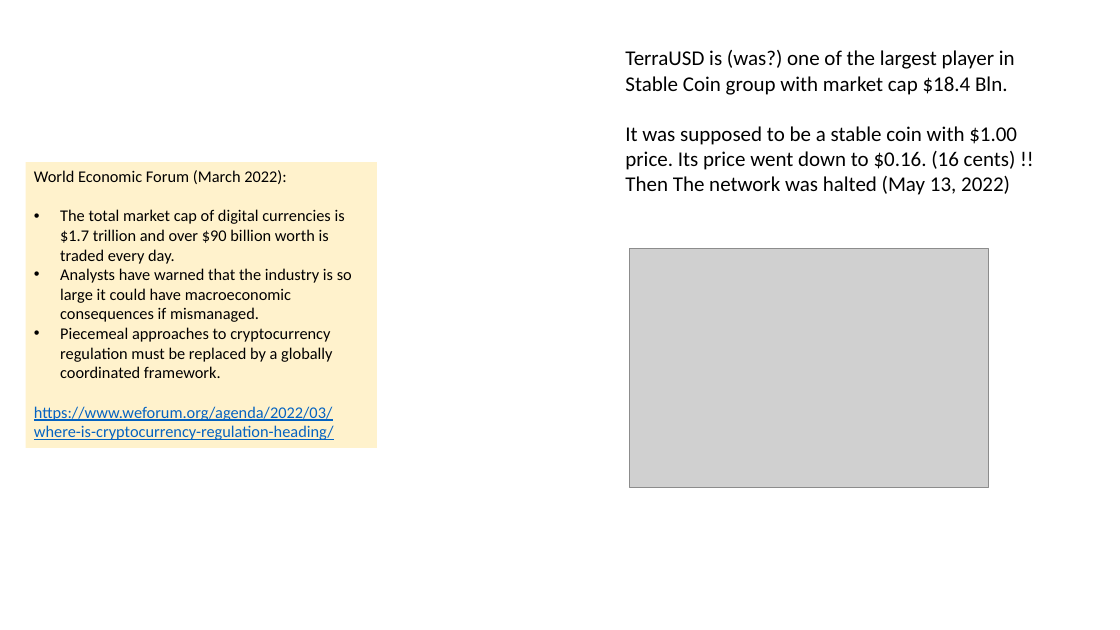
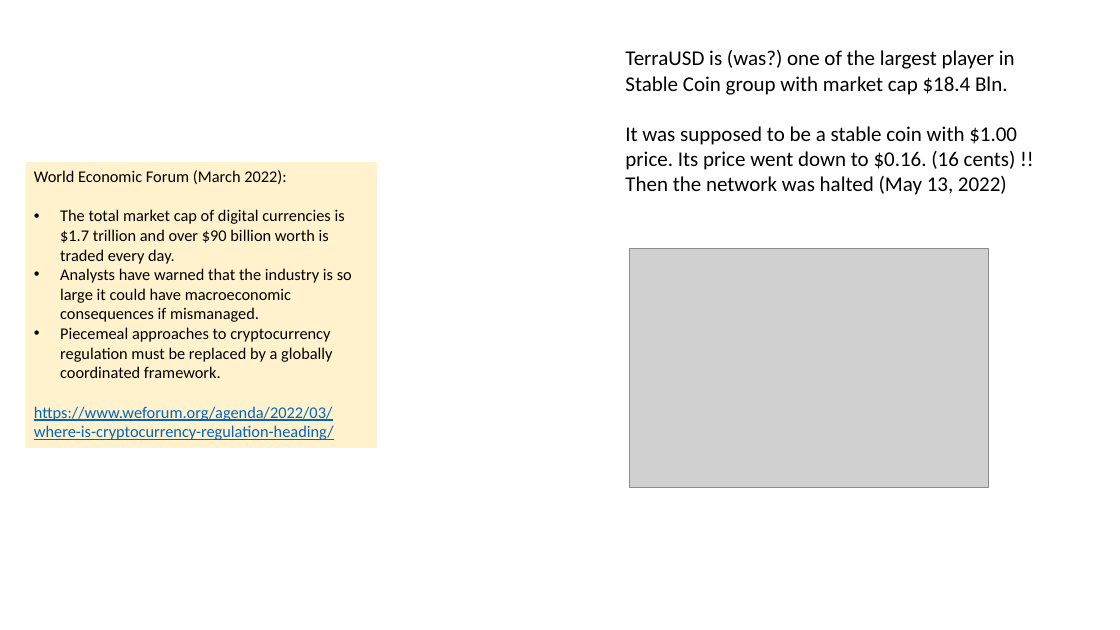
Before and after one commit to lselector/crypto, a slide deck: slide 5 of crypto_04_stable_coins.pptx. Drawn at 1120x630 pixels with LibreOffice and Linux fonts; fonts in the diff are those of the drawing; grey boxes stand for pictures. Boxes give left, top, right and bottom in pixels: in the first picture for what was removed or moved away, otherwise in the second. Text is boxed around its words. In the diff, an @@ line names an element or a change of style, - is before the commit and + after.

```diff
--- a/crypto_04_stable_coins.pptx
+++ b/crypto_04_stable_coins.pptx
@@ text at [625, 50, 1017, 195]: text changed @@
-TerraUSD is (was?) one of the largest player in Stable Coin group with market cap $18.4 Bln.
-It was supposed to be a stable coin with $1.00 price. Its price went down to $0.16. (16 cents) !! Then The network was halted (May 13, 2022)
+TerraUSD is (was?) one of the largest player in Stable Coin group with market cap $18.4 Bln.
+It was supposed to be a stable coin with $1.00 price. Its price went down to $0.16. (16 cents) !! Then the network was halted (May 13, 2022)
```
Also in this commit, not shown: 1 other slide changed, 1 other file.
